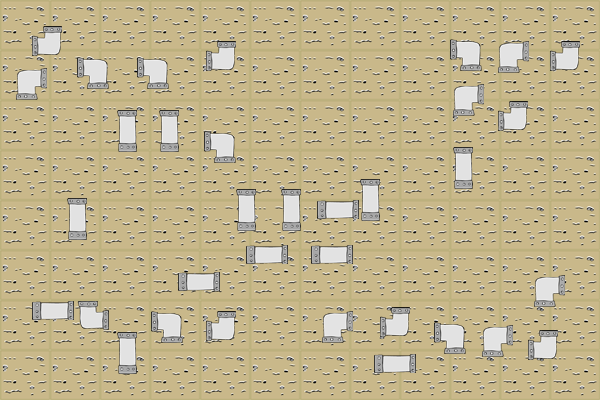
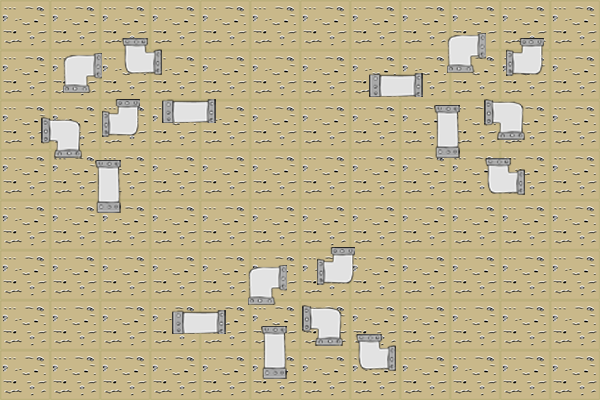
Layers edited between the first and the second 600 × 400 image:
added layer "Codo w-n copy 2" above "Codo w-n copy" over box(506, 38, 544, 76)
renamed "Layer 28" to "Codo w-n copy", moved it above "Codo w-n", painted on it over box(102, 99, 140, 152)
renamed "Layer 15" to "Codo w-n", painted on it over box(317, 41, 580, 285)
added layer "codo s-e copy 2" above "codo s-e copy" over box(248, 265, 287, 305)
renamed "Layer 22" to "codo s-e copy", moved it above "codo s-e", painted on it over box(63, 53, 109, 93)
renamed "Layer 20" to "codo s-e", moved it above "codo w-s copy 3", painted on it over box(447, 33, 529, 73)
removed layer "Layer 19" over box(453, 84, 484, 116)
removed layer "Layer 18" over box(534, 275, 565, 307)
added layer "codo w-s copy 3" above "codo w-s copy 2" over box(41, 117, 82, 158)
renamed "Layer 14" to "codo w-s copy 2", painted on it over box(484, 99, 528, 140)
renamed "Layer 16" to "codo w-s copy", painted on it over box(302, 305, 353, 346)
renamed "Layer 25" to "codo w-s", hid it, painted on it over box(369, 39, 482, 114)
removed layer "Layer 24" over box(434, 322, 466, 354)
removed layer "Layer 23" over box(151, 311, 183, 343)
added layer "vert copy 2" above "vert copy" over box(95, 160, 121, 213)
added layer "vert copy" above "vert" over box(261, 326, 287, 379)
renamed "Layer 31" to "vert", moved it above "codo n-e copy 2", painted on it over box(159, 105, 460, 158)
added layer "codo n-e copy 2" above "codo n-e copy" over box(484, 158, 525, 195)
renamed "Layer 21" to "codo n-e copy", painted on it over box(121, 38, 169, 89)
removed layer "Layer 9" over box(204, 131, 236, 163)
renamed "Layer 4" to "codo n-e", painted on it over box(77, 301, 396, 371)
added layer "hor copy 2" above "hor copy" over box(369, 73, 423, 97)
renamed "Layer 12" to "hor copy", moved it above "hor", painted on it over box(172, 310, 236, 341)
renamed "Layer 36" to "hor", painted on it over box(162, 99, 353, 264)
…and 17 more changes (17 removed)
